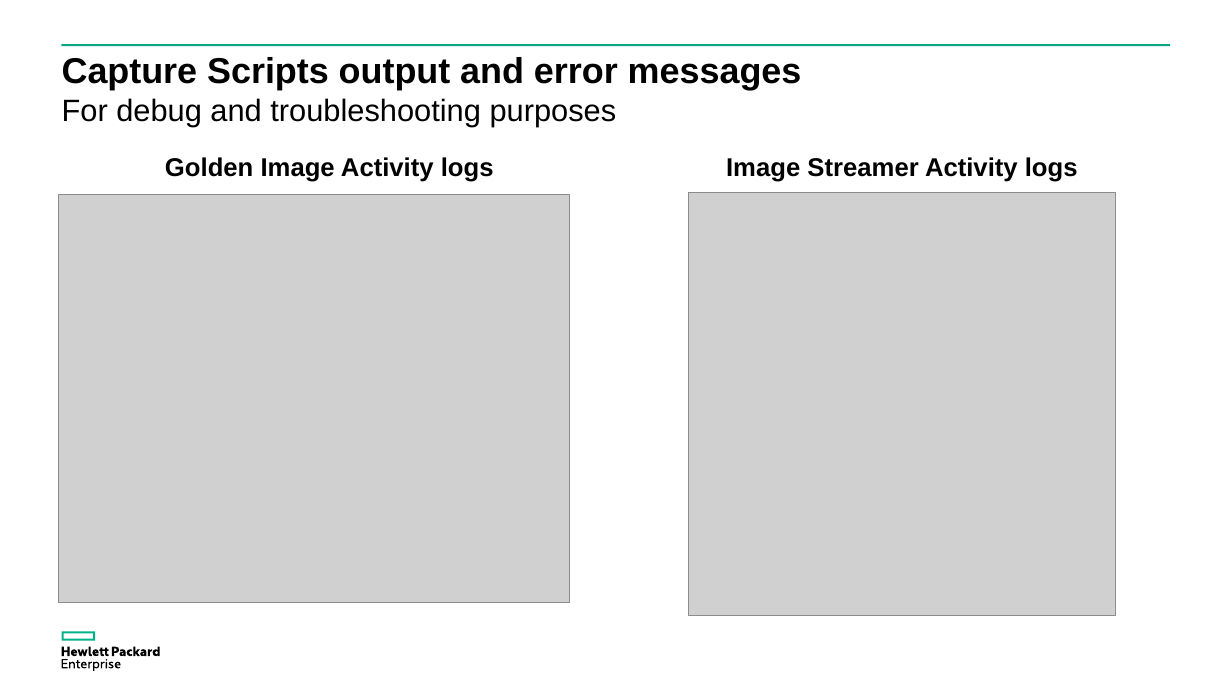
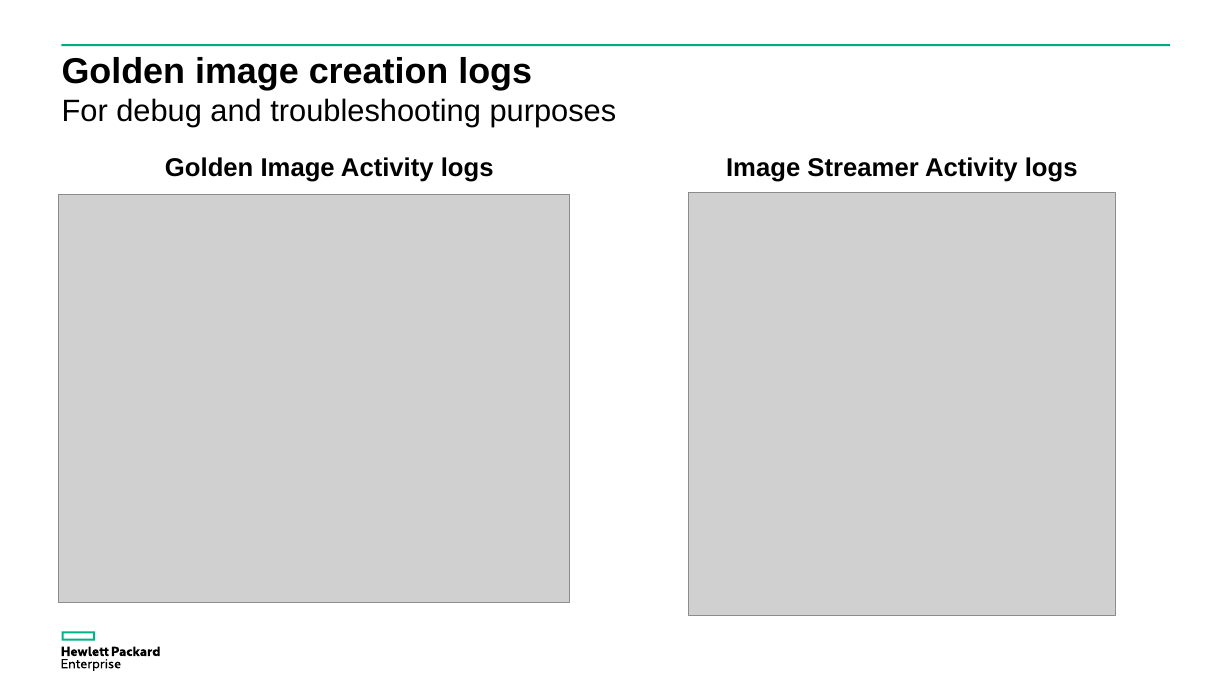
Before and after one commit to donzef/image-streamer-linux, a slide deck: slide 10 of docs/Guestfish-and-ImageStreamer.ppsx (slide 21 before the commit). Drawn at 1232x693 pixels with LibreOffice and Linux fonts; fonts in the diff are those of the drawing; grey boxes stand for pictures. Boxes give left, top, right and bottom in pixels: in the first picture for what was removed or moved away, otherwise in the second. Text is boxed around its words. In the diff, an @@ line names an element or a change of style, - is before the commit and + after.

```diff
--- a/docs/Guestfish-and-ImageStreamer.ppsx
+++ b/docs/Guestfish-and-ImageStreamer.ppsx
@@ title at box(62, 57, 532, 90): text changed @@
-Capture Scripts output and error messages
+Golden image creation logs
```
Also in this commit, not shown: 14 other slides changed, 2 slides added, 1 slide removed, 2 other files.
